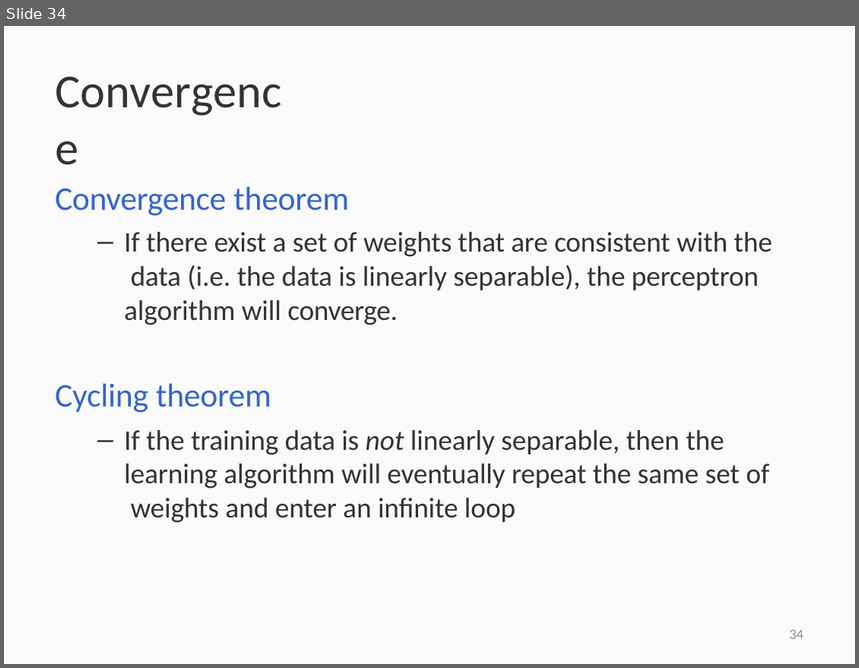
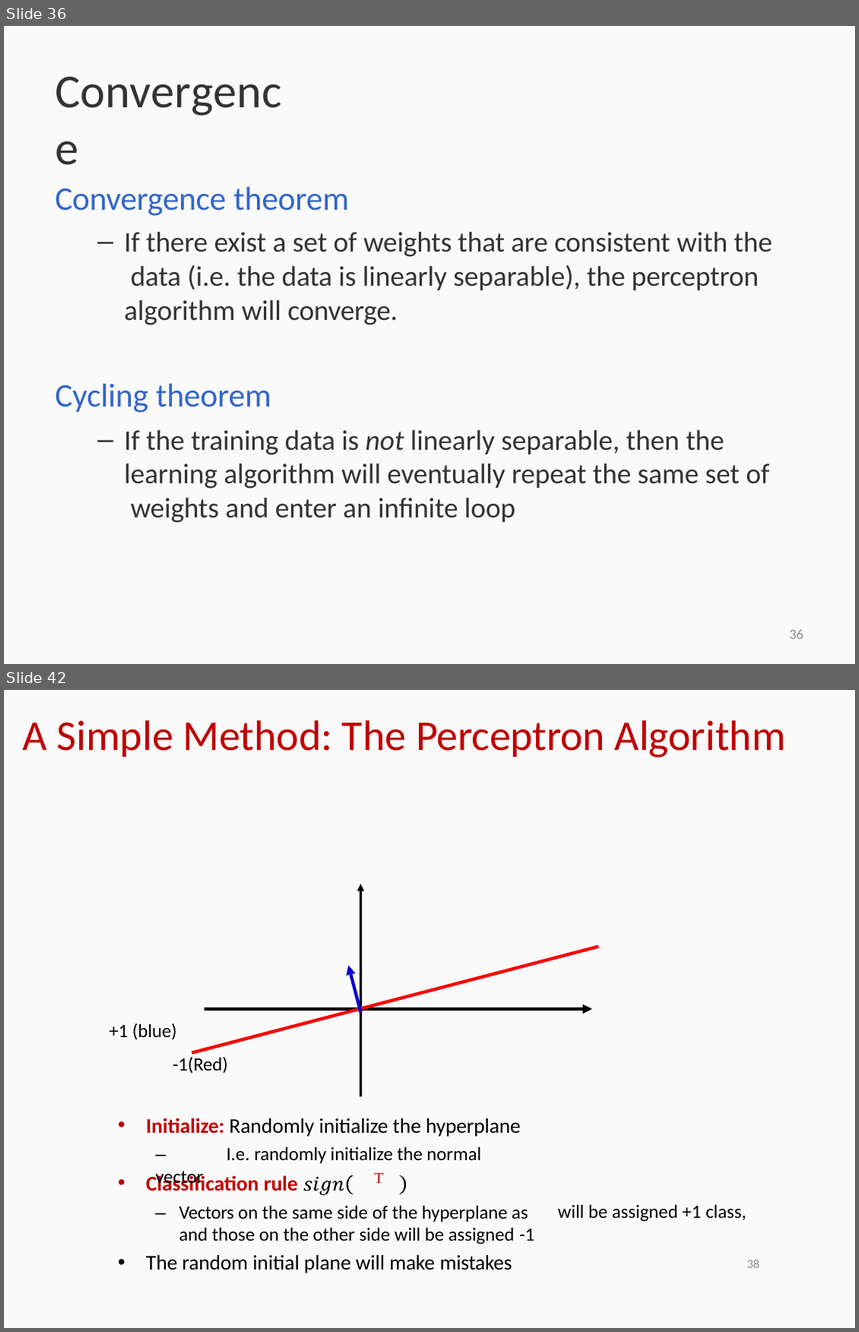
Before and after one commit to Suprajabhaskara2903/7th-sem, a slide deck: PE-3 NN&DL/unit1/NNDL_Lecture_2.pptx. Shown one above the other, each under a label of ours: slide 34 before the commit, slides 36 and 42 after it; the slides between them are not shown. The pictures are 859x668 and 859x1332 pixels, drawn with LibreOffice and Linux fonts; fonts in the diff are those of the drawing; background and template pictures are left out. Boxes give left, top, right and bottom in pixels: in the first picture for what was removed or moved away, otherwise in the second. Text is boxed around its words. In the diff, an @@ line names an element or a change of style, - is before the commit and + after.

```diff
--- a/PE-3 NN&DL/unit1/NNDL_Lecture_2.pptx
+++ b/PE-3 NN&DL/unit1/NNDL_Lecture_2.pptx
@@ slide 42 added at [4,690,855,1328], background #FFFFFF; not listed: 1 template element that a slide beside it also shows @@
@@ title added at [23,720,786,758], 36 pt, text #BF0000 @@
+A Simple Method: The Perceptron Algorithm
@@ freeform shape added at [204,884,592,1097], fill #000000 @@
@@ freeform shape added at [191,945,599,1055], fill #FF0000 @@
@@ freeform shape added at [346,966,363,1014], fill #0000CC @@
@@ text added at [109,1024,521,1163], 15.9 pt, text #000000 @@
++1 (blue)
+-1(Red)
+• Initialize: Randomly initialize the hyperplane
+– I.e. randomly initialize the normal vector
@@ text added at [146,1173,298,1192], 17.6 pt, text #BF0000, bold @@
+• Classification rule
@@ freeform shape added at [303,1175,406,1195], fill #000000 @@
@@ text added at [374,1173,383,1183], 12.8 pt, text #BF0000 @@
+T
@@ text added at [146,1205,534,1274], 15.9 pt, text #000000 @@
+– Vectors on the same side of the hyperplane as and those on the other side will be assigned -1
+• The random initial plane will make mistakes
@@ text added at [558,1205,747,1222], 15.9 pt, text #000000 @@
+will be assigned +1 class,
@@ text added at [747,1260,760,1268], 10.6 pt, text #898989 @@
+38
@@ what was slide 34 is now slide 36 @@
@@ page number at [790,629,804,639]: text changed @@
-34
+36
```
Also in this commit, not shown: 17 other slides added, 23 other files.
